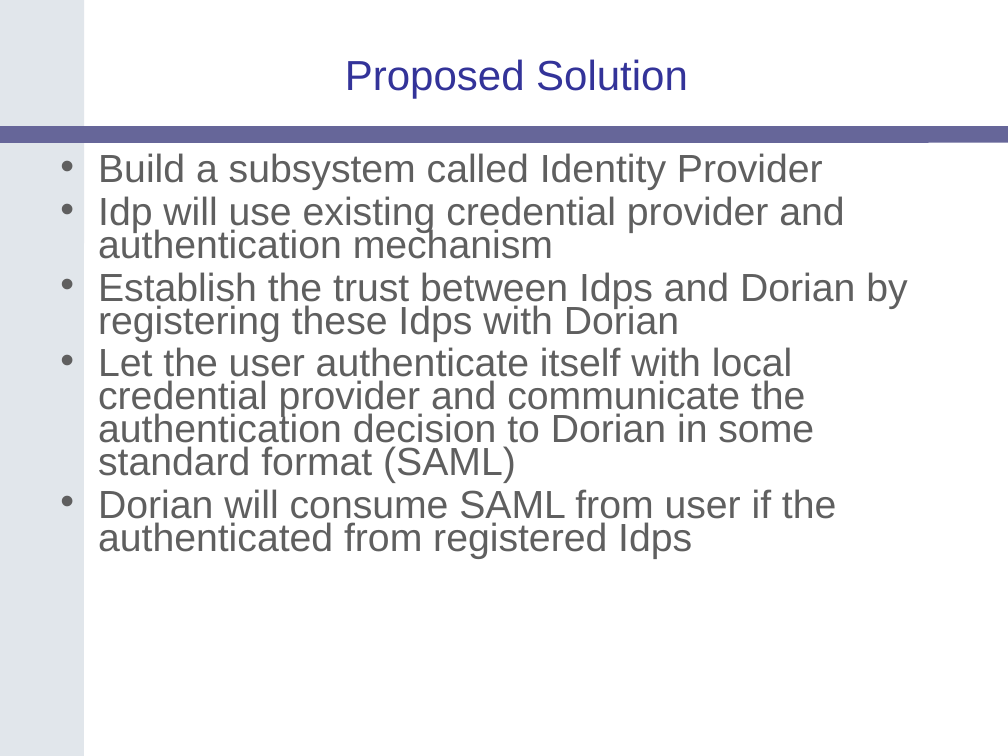
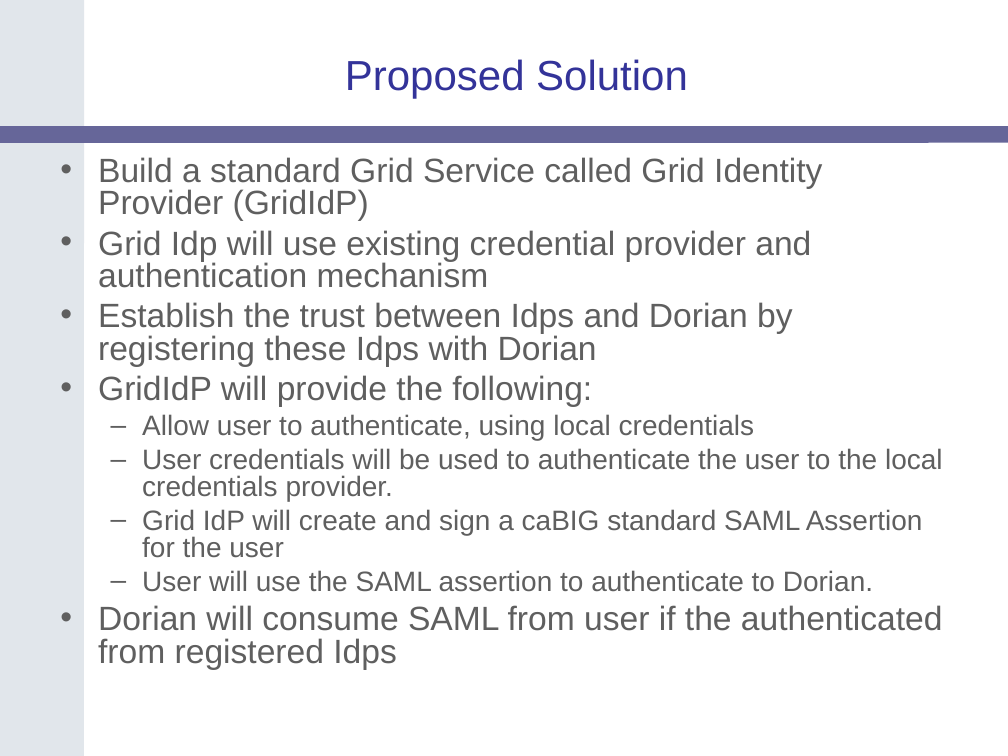
Before and after one commit to NCIP/cagrid-portal, a slide deck: slide 5 of cagrid-1-0/Documentation/presentations/imf-wg/IDP_Design.ppt (slide 4 before the commit). Drawn at 1008x756 pixels with LibreOffice and Linux fonts; fonts in the diff are those of the drawing; background and template pictures are left out. Boxes give left, top, right and bottom in pixels: in the first picture for what was removed or moved away, otherwise in the second. Text is boxed around its words. In the diff, an @@ line names an element or a change of style, - is before the commit and + after.

```diff
--- a/cagrid-1-0/Documentation/presentations/imf-wg/IDP_Design.ppt
+++ b/cagrid-1-0/Documentation/presentations/imf-wg/IDP_Design.ppt
@@ text at (98,157,822,288): text changed; size 28 to 24 pt @@
-• Build a subsystem called Identity Provider
-• Idp will use existing credential provider and authentication mechanism
+• Build a standard Grid Service called Grid Identity Provider (GridIdP)
+• Grid Idp will use existing credential provider and authentication mechanism
@@ text at (98,302,943,670): size 28 to 24 pt in "Establish the trust between Idps and Dorian ...", "Dorian will consume SAML from user if ..."; line spacing 0.7 to 0.8; less space between paragraphs @@
@@ text at (98,375,943,592): text changed; size 28 to 20 pt @@
-• Let the user authenticate itself with local credential provider and communicate the authentication decision to Dorian in some standard format (SAML)
+• GridIdP will provide the following:
+  – Allow user to authenticate, using local credentials
+  – User credentials will be used to authenticate the user to the local credentials provider.
+  – Grid IdP will create and sign a caBIG standard SAML Assertion for the user
+  – User will use the SAML assertion to authenticate to Dorian.
```
Also in this commit, not shown: 2 other slides changed, 2 slides added, 1 slide removed.
